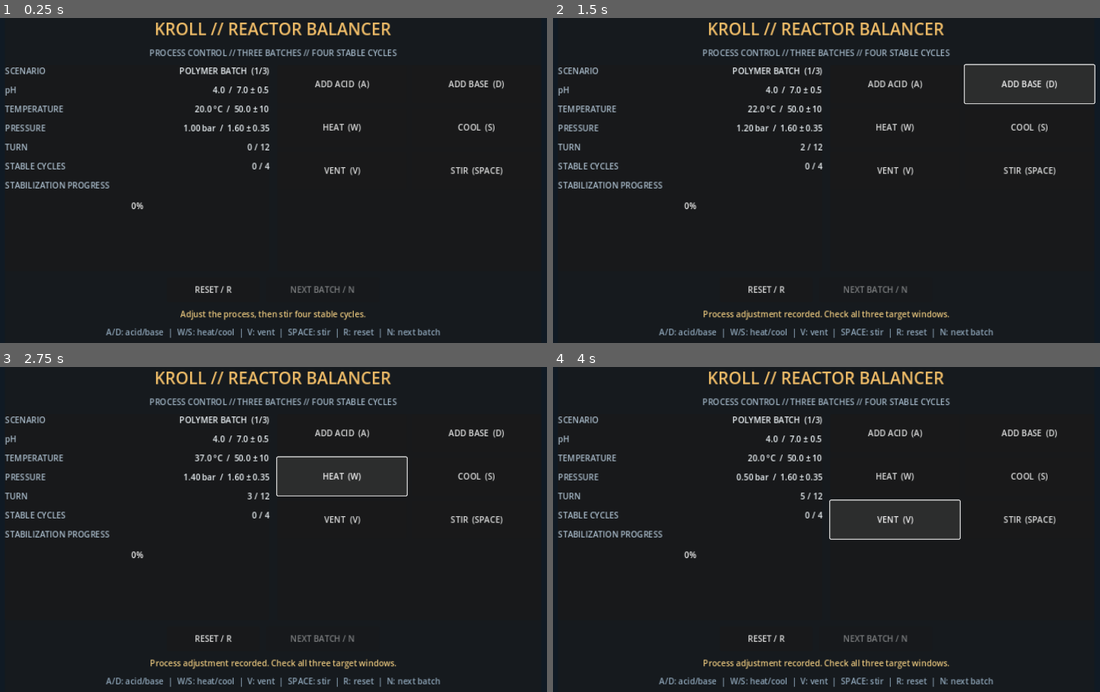
Above: before the commit, frames 1-4 (two rows, left to right).
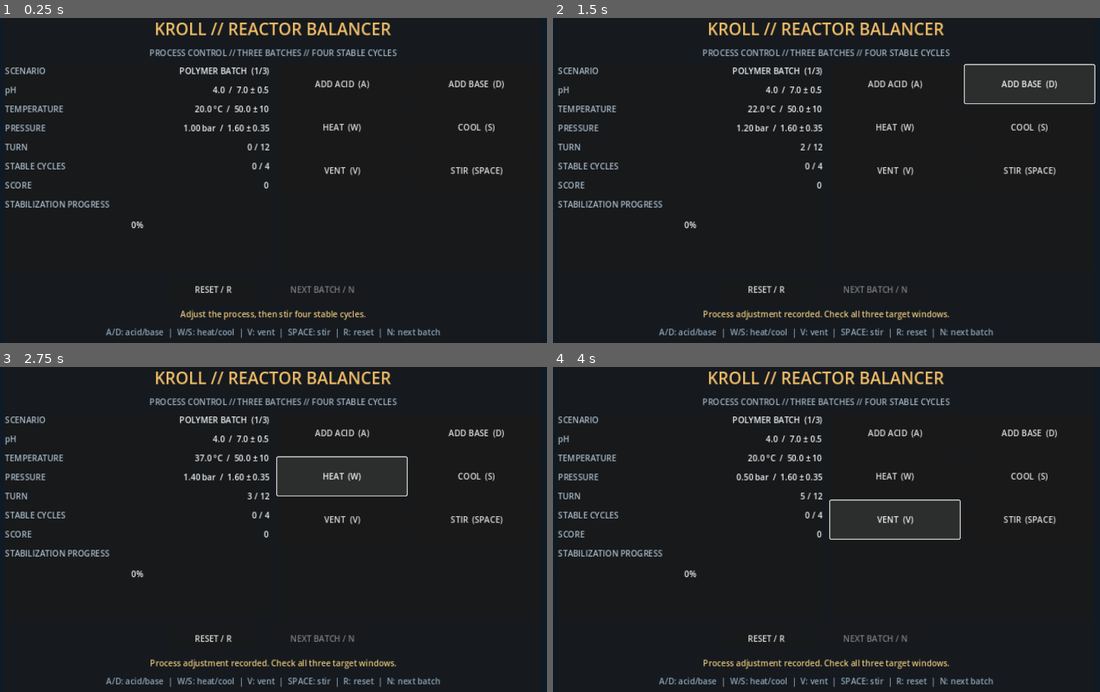
Above: after the commit, the same moments.

Repository: qaqp980520-prog/2126-Survival
Game: Godot game, scene res://main.tscn
Same seed, same stepped clock (60 frames per second), same inputs: the game is played once before the commit and once after it.
Inputs:
- Up to frame 1 (0.25 s): no input
- Up to frame 2 (1.5 s): click "ADD ACID (A)" at 0.5 s; click "ADD BASE (D)" at 1.25 s
- Up to frame 3 (2.75 s): click "HEAT (W)" at 2 s
- Up to frame 4 (4 s): click "COOL (S)" at 2.75 s; click "VENT (V)" at 3.5 s

The runs differ from the first frame. In frame 1, 0.6% of the frame differs, in the area x 0-50%, y 50-65%; in frame 2, 0.6%; in frame 3, 0.6%; in frame 4, 0.6%.

Commit message:
Display Reactor Balancer campaign score

Diff:
--- a/daily_games/KROLL_Reactor_Balancer/main.gd
+++ b/daily_games/KROLL_Reactor_Balancer/main.gd
@@ -84,6 +84,7 @@
     _add_readout(readouts, "PRESSURE", "pressure")
     _add_readout(readouts, "TURN", "turn")
     _add_readout(readouts, "STABLE CYCLES", "streak")
+    _add_readout(readouts, "SCORE", "score")
 
     var progress_title := Label.new()
     progress_title.text = "STABILIZATION PROGRESS"
@@ -201,6 +202,7 @@
     _readout_labels["pressure"].text = "%.2f bar  /  %.2f ± 0.35" % [float(_state.get("pressure", 0.0)), float(target.get("pressure", 0.0))]
     _readout_labels["turn"].text = "%d / %d" % [int(_state.get("turn", 0)), int(_state.get("max_turns", 0))]
     _readout_labels["streak"].text = "%d / 4" % int(_state.get("stable_streak", 0))
+    _readout_labels["score"].text = str(int(_state.get("score", 0)))
     _progress_bar.value = float(_state.get("progress", 0))
     _status_label.text = str(_state.get("last_message", ""))
     var active: bool = str(_state.get("status", "")) == "active"
